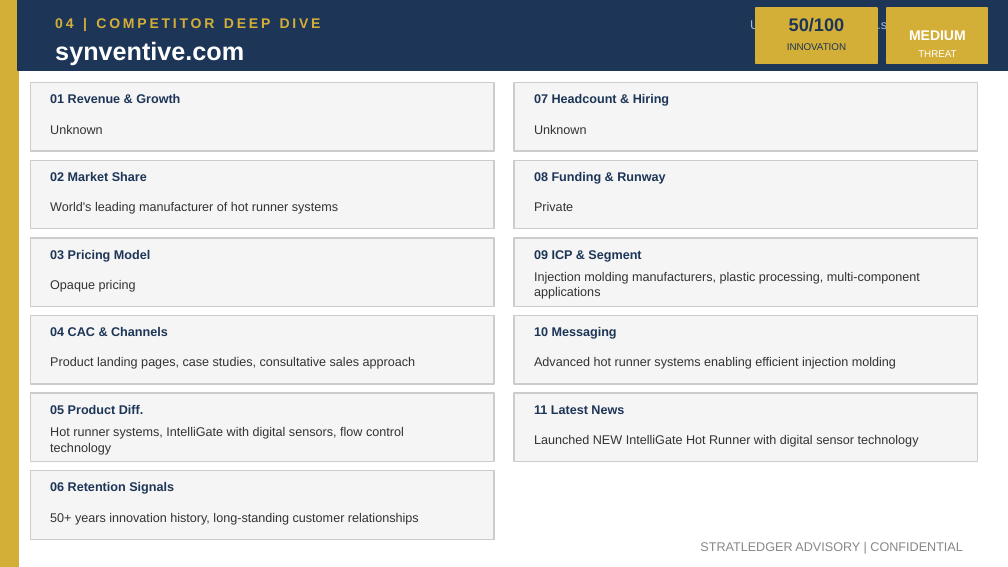
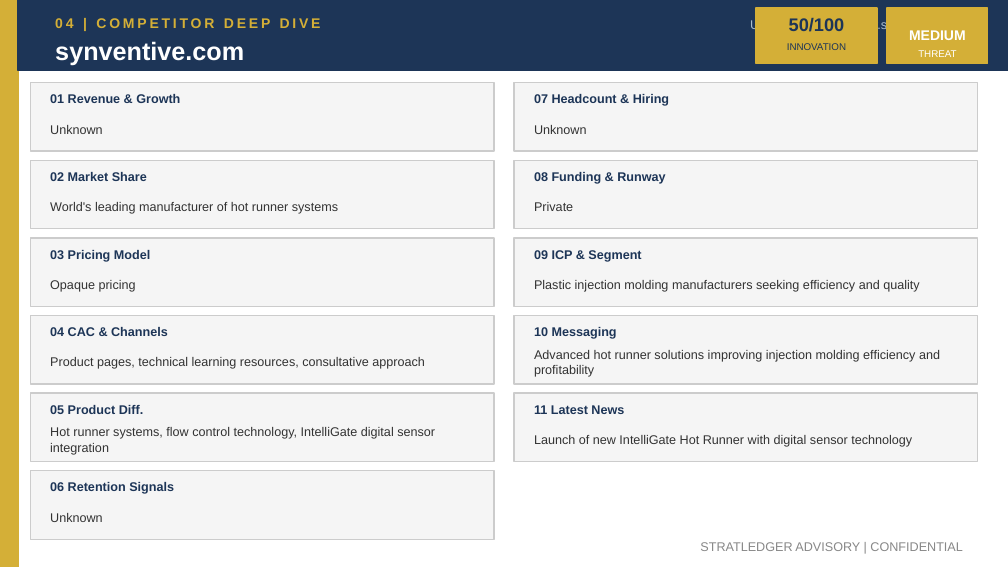
Before and after one commit to apexmakeshop-dot/droplet-commands, a slide deck: slide 8 of mesh_bioplastics_CI_Report.pptx. Drawn at 1008x567 pixels with LibreOffice and Linux fonts; fonts in the diff are those of the drawing. Boxes give left, top, right and bottom in pixels: in the first picture for what was removed or moved away, otherwise in the second. Text is boxed around its words. In the diff, an @@ line names an element or a change of style, - is before the commit and + after.

```diff
--- a/mesh_bioplastics_CI_Report.pptx
+++ b/mesh_bioplastics_CI_Report.pptx
@@ text at (x1=534, y1=280, x2=919, y2=292): text changed @@
-Injection molding manufacturers, plastic processing, multi-component applications
+Plastic injection molding manufacturers seeking efficiency and quality
@@ text at (x1=50, y1=357, x2=425, y2=369): text changed @@
-Product landing pages, case studies, consultative sales approach
+Product pages, technical learning resources, consultative approach
@@ text at (x1=534, y1=350, x2=940, y2=377): text changed @@
-Advanced hot runner systems enabling efficient injection molding
+Advanced hot runner solutions improving injection molding efficiency and profitability
@@ text at (x1=50, y1=427, x2=435, y2=455): text changed @@
-Hot runner systems, IntelliGate with digital sensors, flow control technology
+Hot runner systems, flow control technology, IntelliGate digital sensor integration
@@ text at (x1=534, y1=435, x2=912, y2=447): text changed @@
-Launched NEW IntelliGate Hot Runner with digital sensor technology
+Launch of new IntelliGate Hot Runner with digital sensor technology
@@ text at (x1=50, y1=513, x2=103, y2=522): text changed @@
-50+ years innovation history, long-standing customer relationships
+Unknown
```
Also in this commit, not shown: 4 other slides changed.
